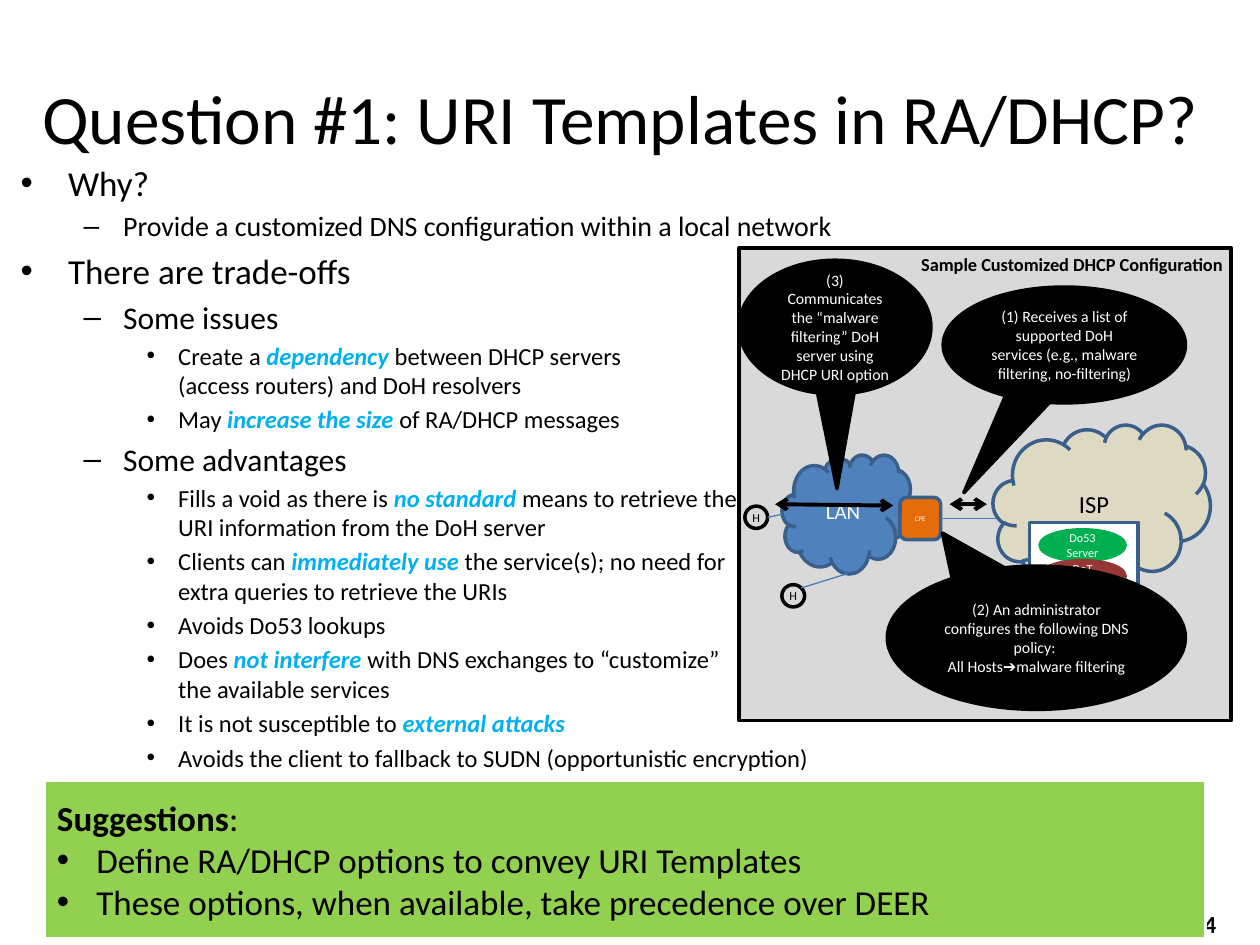
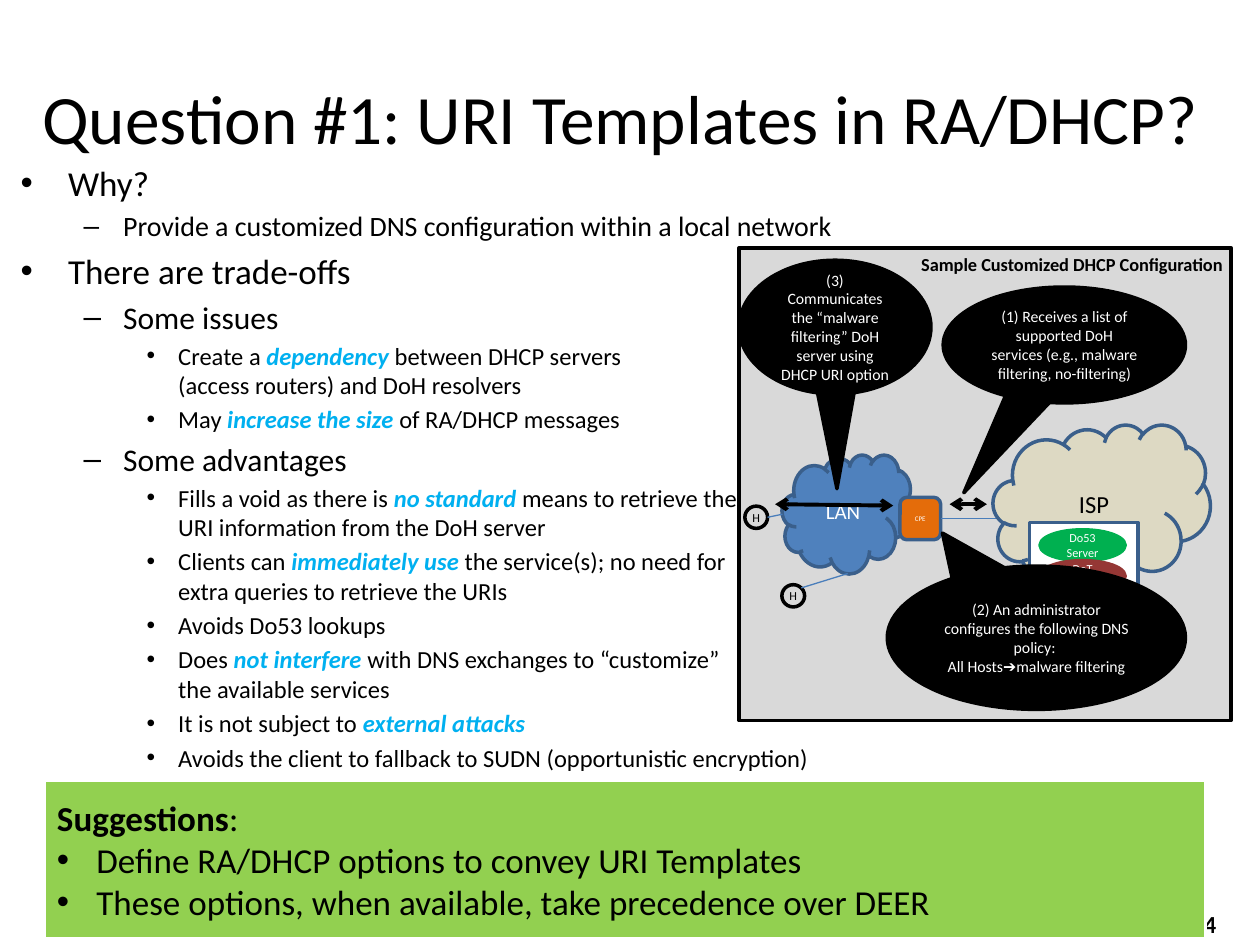
Before and after one commit to boucadair/draft-btw-add-home-network, a slide deck: slide 4 of Interim-01-2021/draft-btw-add-home-Interim012021.pptx. Drawn at 1260x945 pixels with LibreOffice and Linux fonts; fonts in the diff are those of the drawing. Boxes give left, top, right and bottom in pixels: in the first picture for what was removed or moved away, otherwise in the second. Text is boxed around its words. In the diff, an @@ line names an element or a change of style, - is before the commit and + after.

```diff
--- a/Interim-01-2021/draft-btw-add-home-Interim012021.pptx
+++ b/Interim-01-2021/draft-btw-add-home-Interim012021.pptx
@@ text at (x1=178, y1=714, x2=525, y2=737): text changed @@
-    • It is not susceptible to external attacks
+    • It is not subject to external attacks
```
Also in this commit, not shown: 2 other slides changed, 1 other file.
